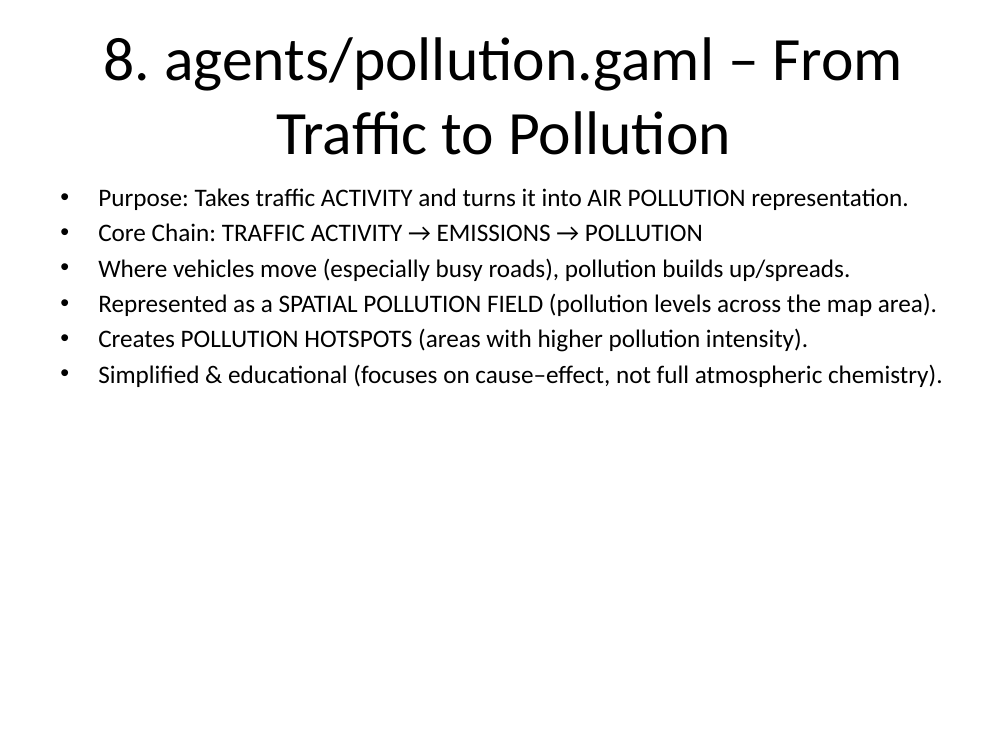
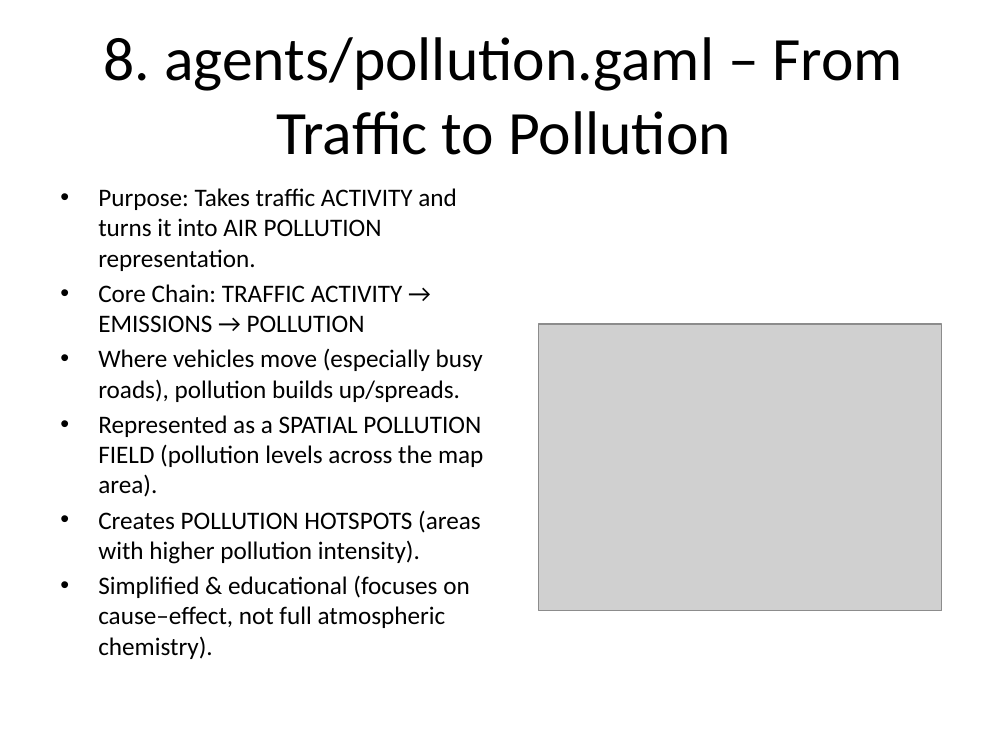
Before and after one commit to hqnghi88/PenangAir, a slide deck: slide 24 of PenangAir_Tutorial_NonProgrammer_Fixed.pptx (slide 20 before the commit). Drawn at 1008x756 pixels with LibreOffice and Linux fonts; fonts in the diff are those of the drawing; grey boxes stand for pictures. Boxes give left, top, right and bottom in pixels: in the first picture for what was removed or moved away, otherwise in the second. Text is boxed around its words. In the diff, an @@ line names an element or a change of style, - is before the commit and + after.

Commit message:
Refactor traffic and pollution models; update emission scaling and fleet size for improved simulation accuracy

```diff
--- a/PenangAir_Tutorial_NonProgrammer_Fixed.pptx
+++ b/PenangAir_Tutorial_NonProgrammer_Fixed.pptx
@@ text "Purpose: Takes traffic ACTIVITY and ..." rewrapped from box(98, 188, 943, 387) to box(98, 188, 483, 659) @@
@@ picture added at box(539, 324, 942, 611) @@
```
Also in this commit, not shown: 21 other slides changed, 1 slide added, 3 slides removed, 4 other files.
